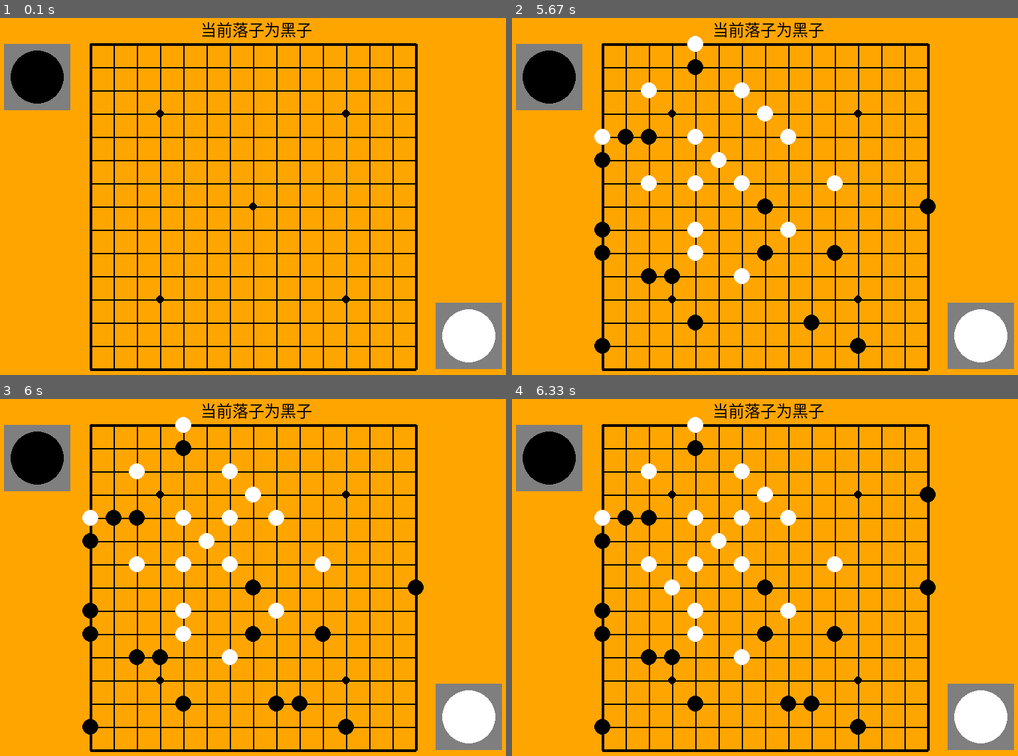
Above: before the commit, frames 1-4 (two rows, left to right).
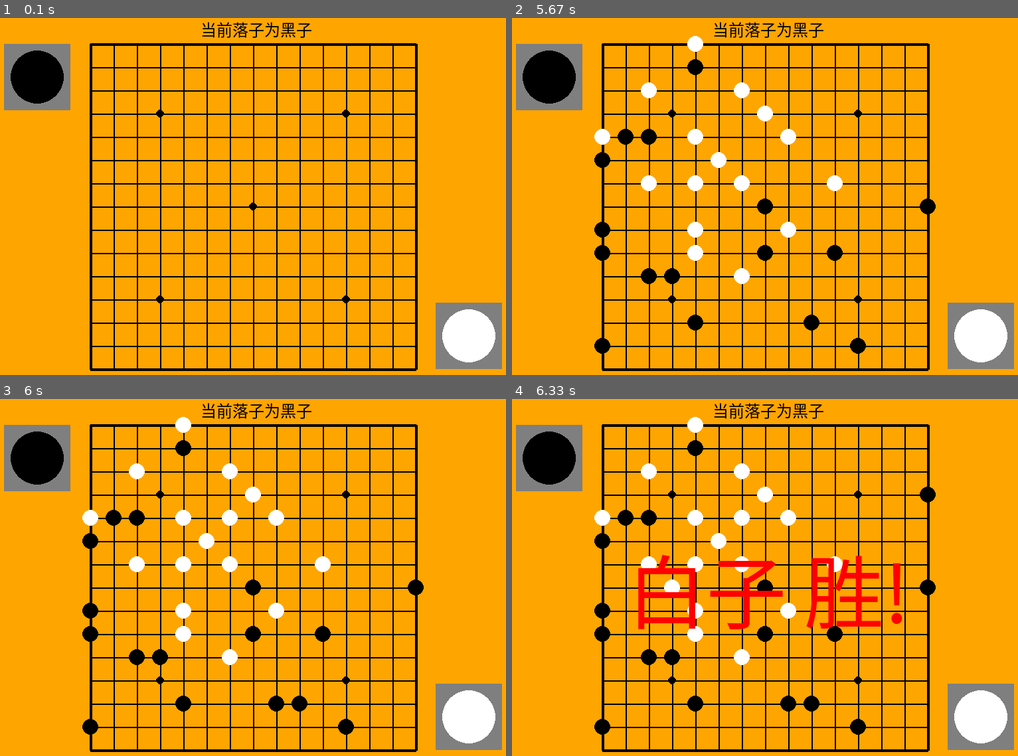
Above: after the commit, the same moments.

Repository: seancheng33/PygameProject
Game: pygame game, started from gobang/gobang.py
The game is run twice, just before and just after one commit, with the same random seed, the same clock (stepped at 60 frames per second) and the same inputs.
Inputs (mouse positions are in pixels of both pictures, inside the frame that each line leads up to):
- Up to frame 1 (0.1 s): no input
- Up to frame 2 (5.67 s): click (770, 207) at 0.38 s; click (603, 146) at 0.72 s; click (830, 239) at 1.05 s; click (643, 128) at 1.38 s; click (770, 257) at 1.72 s; click (684, 75) at 2.05 s; click (931, 196) at 2.38 s; click (598, 246) at 2.72 s; click (613, 128) at 3.05 s; click (643, 275) at 3.38 s; click (689, 321) at 3.72 s; click (608, 353) at 4.05 s; click (603, 232) at 4.38 s; click (800, 317) at 4.72 s; click (866, 339) at 5.05 s; click (663, 267) at 5.38 s
- Up to frame 3 (6 s): click (278, 695) at 5.72 s
- Up to frame 4 (6.33 s): click (937, 498) at 6.05 s

Frames 1-3 are identical in both runs. In frame 4, 3.2% of the frame differs, in the area x 24-78%, y 43-65%.

Commit message:
完成胜利的判断算法

Diff:
--- a/gobang/gobang.py
+++ b/gobang/gobang.py
@@ -23,7 +23,7 @@
 
 
 def check_put_point(chess_array, row, col):
-    point = [0,0]
+    point = [0, 0]
     # 如果当前位置不是空白的位置，也就是说，有棋子，这个位置就不用去扫描判断它的分值。分值就直接为0
     if chess_array[row][col] != 0:
         return [0, 0]
@@ -151,6 +151,7 @@
         if item > 3:
             return True
     return False
+
 
 def ai_scan(chess_array, row, col):
     put_point = [[[0, 0] for _ in range(15)] for _ in range(15)]
@@ -252,74 +253,29 @@
     # 先获取目前下的棋子位置，然后再判断四个可能有连成一线的方向，如果有一个方向达成5颗棋子或以上的目标，就报游戏胜利。
     chess = chess_array[row][col]
 
-    # 判断竖
-    chess_count = 0
-    for i in range(4):
-        # 需要控制下标越界的问题
-        if (col + i) < 15 and chess_array[row][col + i] == chess:
-            chess_count += 1
-        else:
-            break
-    for i in range(4):
-        # 需要控制下标越界的问题
-        if (col - i) > -1 and chess_array[row][col - i] == chess:
-            chess_count += 1
-        else:
-            break
-    # 当直线上存在5个相同的颜色的棋子时，判定为胜利
-    if chess_count > 5:
-        return True
-
-    # 判断横
-    chess_count = 0
-    for i in range(4):
-        # 需要控制下标越界的问题
-        if (row + i) < 15 and chess_array[row + i][col] == chess:
-            chess_count += 1
-        else:
-            break
-    for i in range(4):
-        if (row - i) > -1 and chess_array[row - i][col] == chess:
-            chess_count += 1
-        else:
-            break
-    # 当直线上存在5个相同的颜色的棋子时，判定为胜利
-    if chess_count > 5:
-        return True
-
-    # 判断左斜
-    chess_count = 0
-    for i in range(4):
-        # 需要控制下标越界的问题
-        if (col + i) < 15 and (row + i) < 15 and chess_array[row + i][col + i] == chess:
-            chess_count += 1
-        else:
-            break
-    for i in range(4):
-        if (col - i) > -1 and (row - i) > -1 and chess_array[row - i][col - i] == chess:
-            chess_count += 1
-        else:
-            break
-    # 当直线上存在5个相同的颜色的棋子时，判定为胜利
-    if chess_count > 5:
-        return True
-
-    # 判断右斜
-    chess_count = 0
-    for i in range(4):
-        # 需要控制下标越界的问题
-        if (col + i) < 15 and (row - i) > -1 and chess_array[row - i][col + i] == chess:
-            chess_count += 1
-        else:
-            break
-    for i in range(4):
-        if (col - i) > -1 and (row + i) < 15 and chess_array[row + i][col - i] == chess:
-            chess_count += 1
-        else:
-            break
-    # 当直线上存在5个相同的颜色的棋子时，判定为胜利
-    if chess_count > 5:
-        return True
+    for x in range(ROW):
+        for y in range(COL - 4):
+            if chess_array[x][y] == chess and chess_array[x][y + 1] == chess and chess_array[x][y + 2] == chess and \
+                    chess_array[x][y + 3] == chess and chess_array[x][y + 4] == chess:
+                return True
+
+    for x in range(ROW - 4):
+        for y in range(COL):
+            if chess_array[x][y] == chess and chess_array[x + 1][y] == chess and chess_array[x + 2][y] == chess and \
+                    chess_array[x + 3][y] == chess and chess_array[x + 4][y] == chess:
+                return True
+
+    for x in range(ROW - 4):
+        for y in range(4,COL):
+            if chess_array[x][y] == chess and chess_array[x + 1][y - 1] == chess and chess_array[x + 2][y - 2] == chess and \
+                    chess_array[x + 3][y - 3] == chess and chess_array[x + 4][y - 4] == chess:
+                return True
+
+    for x in range(ROW - 4):
+        for y in range(COL - 4):
+            if chess_array[x][y] == chess and chess_array[x + 1][y + 1] == chess and chess_array[x + 2][y + 2] == chess and \
+                    chess_array[x + 3][y + 3] == chess and chess_array[x + 4][y + 4] == chess:
+                return True
 
     return False
 
@@ -327,7 +283,7 @@
 def main():
     pygame.init()
     screen = pygame.display.set_mode((800, 600))
-    pygame.display.set_caption('五子棋(GoBang) version 0.15 --Program by Sean Cheng')
+    pygame.display.set_caption('五子棋(GoBang) version 0.20 --Program by Sean Cheng')
 
     FONTPATH = WINFONT
     win_font = pygame.font.Font(FONTPATH, 120)
@@ -389,7 +345,6 @@
                     #     isblack = True
                     #     ai_scan(chess_array, row, col)
 
-
         if not iswin and not isblack:
             x, y = ai_scan(chess_array, row, col)
             # 设定白子在数组中的数值为2
Not shown, changed: gobang/readme.md
